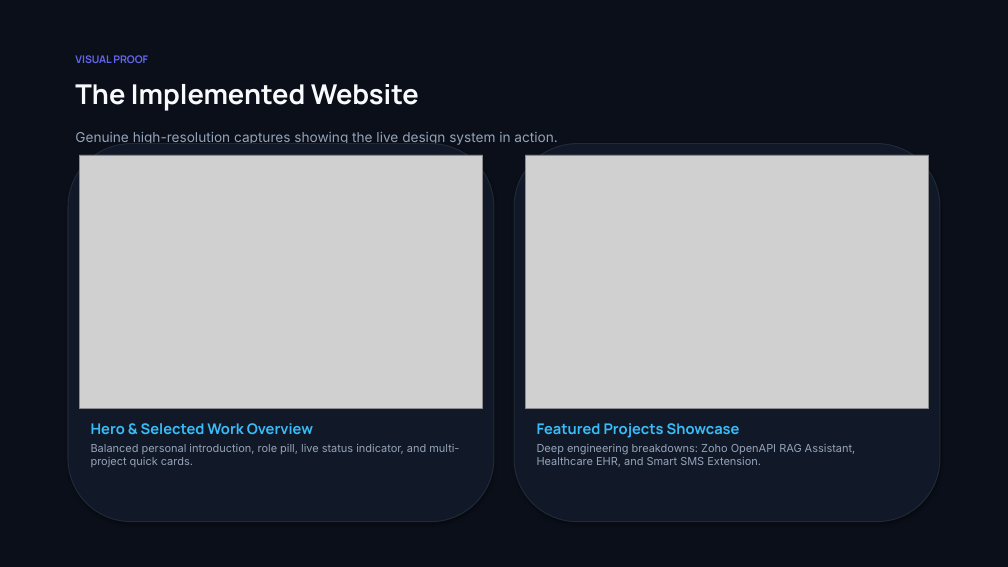
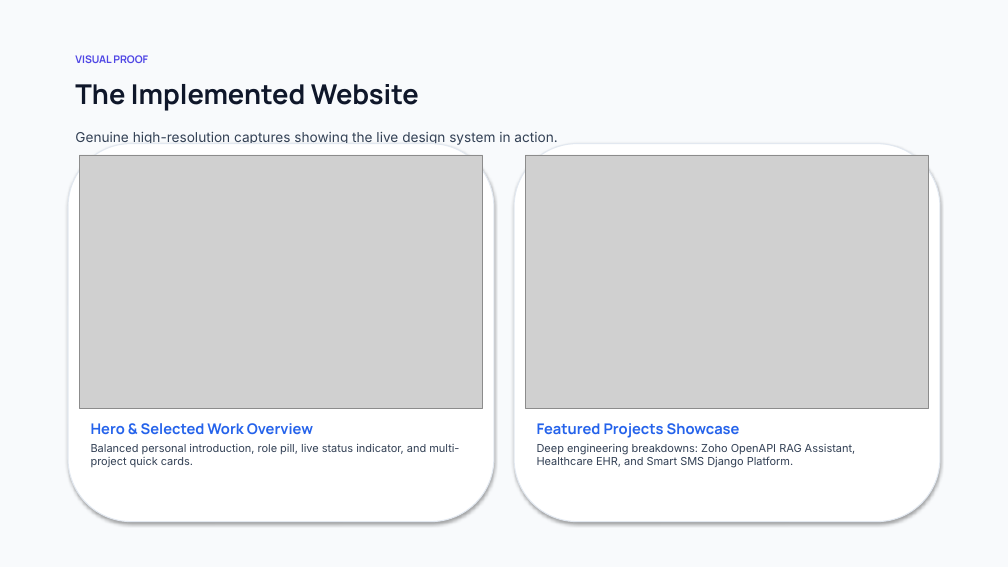
Before and after one commit to swethanagaraj2007/my_portfolio, a slide deck: slide 5 of presentation/Swetha_Portfolio_Presentation.pptx. Drawn at 1008x567 pixels with LibreOffice and Linux fonts; fonts in the diff are those of the drawing; grey boxes stand for pictures. Boxes give left, top, right and bottom in pixels: in the first picture for what was removed or moved away, otherwise in the second. Text is boxed around its words. In the diff, an @@ line names an element or a change of style, - is before the commit and + after.

Commit message:
Update presentation theme to Architectural Studio Light keynote style with high-contrast typography

```diff
--- a/presentation/Swetha_Portfolio_Presentation.pptx
+++ b/presentation/Swetha_Portfolio_Presentation.pptx
@@ rectangle at (0, 0, 1008, 567): fill #0B0F19 to #F8FAFC @@
@@ text "VISUAL PROOF" at (75, 55, 148, 63): text colour #6366F1 to #4F46E5 @@
@@ text "The Implemented Website" at (75, 84, 419, 111): text colour #F8FAFC to #0F172A @@
@@ text "Genuine high-resolution captures showing the ..." at (75, 132, 557, 145): text colour #94A3B8 to #334155 @@
@@ rounded rectangle at (68, 144, 494, 522): fill #111827 to #FFFFFF; outline #1F2937 1 pt to #E2E8F0 1 pt @@
@@ rounded rectangle at (514, 144, 940, 522): fill #111827 to #FFFFFF; outline #1F2937 1 pt to #E2E8F0 1 pt @@
@@ text "Hero & Selected Work Overview" at (91, 423, 459, 467): text colour #38BDF8 to #2563EB in "Hero & Selected Work Overview"; text colour #94A3B8 to #334155 in "Balanced personal introduction, role pill, live status ..." @@
@@ text at (537, 444, 856, 468): text changed; text colour #94A3B8 to #334155 @@
-Deep engineering breakdowns: Zoho OpenAPI RAG Assistant, Healthcare EHR, and Smart SMS Extension.
+Deep engineering breakdowns: Zoho OpenAPI RAG Assistant, Healthcare EHR, and Smart SMS Django Platform.
@@ text at (537, 423, 740, 438): text colour #38BDF8 to #2563EB in "Featured Projects Showcase" @@
```
Also in this commit, not shown: 5 other slides changed, 5 other files.
